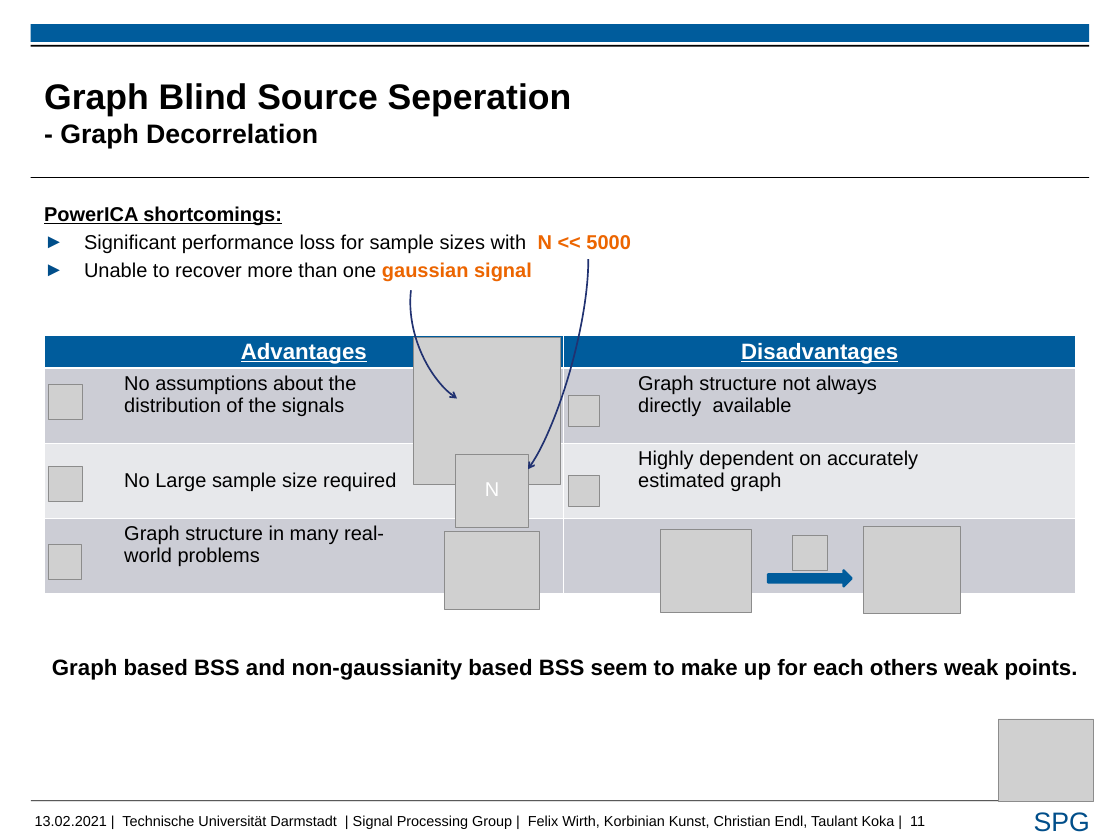
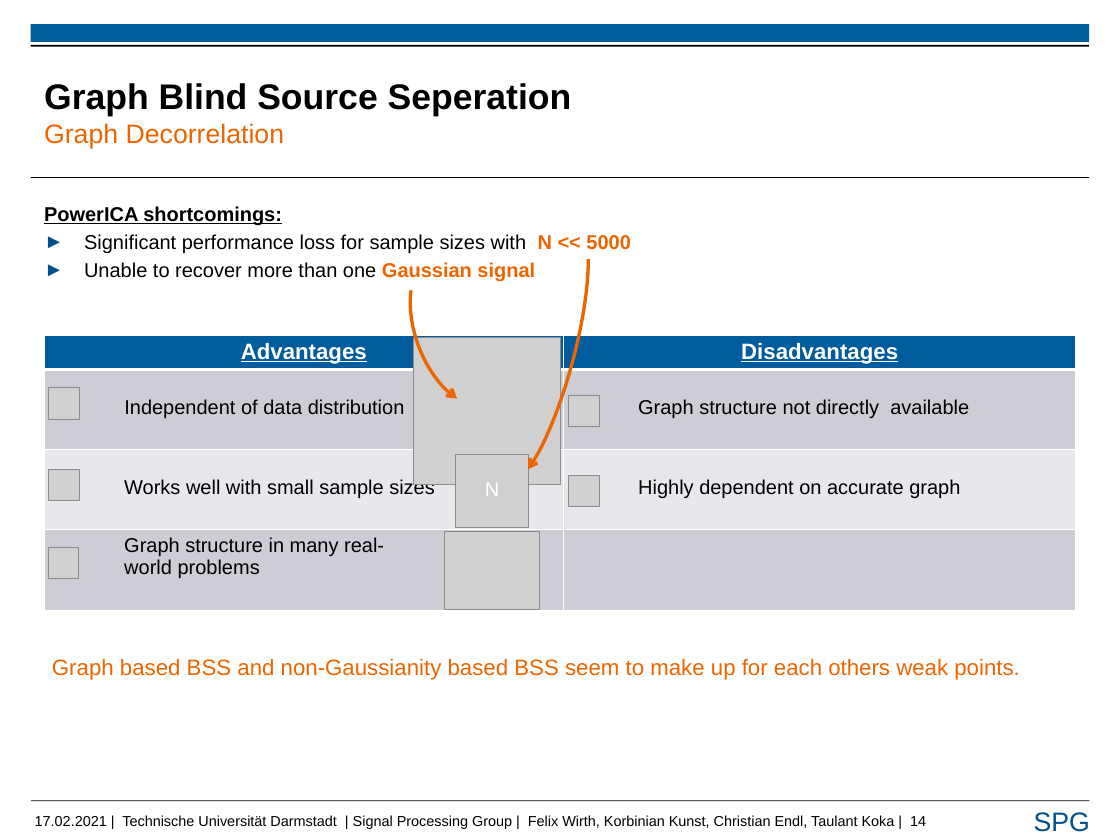
Before and after one commit to FelixUniDa/EEG-Project, a slide deck: slide 14 of Presentation/Taulant_pres_rsp.pptx (slide 11 before the commit). Drawn at 1120x840 pixels with LibreOffice and Linux fonts; fonts in the diff are those of the drawing; grey boxes stand for pictures; background and template pictures are left out. Boxes give left, top, right and bottom in pixels: in the first picture for what was removed or moved away, otherwise in the second. Text is boxed around its words. In the diff, an @@ line names an element or a change of style, - is before the commit and + after.

```diff
--- a/Presentation/Taulant_pres_rsp.pptx
+++ b/Presentation/Taulant_pres_rsp.pptx
@@ title at bbox=[44, 83, 572, 148]: text changed @@
-Graph Blind Source Seperation
-- Graph Decorrelation
+Graph Blind Source Seperation
+Graph Decorrelation
@@ arc (boxed as its full ellipse) at bbox=[391, 234, 538, 421]: outline #213371 1.5 pt to #EC6500 3 pt @@
@@ arc (boxed as its full ellipse) at bbox=[473, 212, 608, 494]: outline #213371 1.5 pt to #EC6500 3 pt @@
@@ text at bbox=[84, 262, 535, 281]: text changed @@
-► Unable to recover more than one gaussian signal
+► Unable to recover more than one Gaussian signal
@@ table at bbox=[44, 335, 1075, 610] @@
-row 2, column 1: No assumptions about the / distribution of the signals
+row 2, column 1: Independent of data distribution
-row 2, column 2: Graph structure not always / directly available
+row 2, column 2: Graph structure not directly available
-row 3, column 1: No Large sample size required
+row 3, column 1: Works well with small sample sizes
-row 3, column 2: Highly dependent on accurately / estimated graph
+row 3, column 2: Highly dependent on accurate graph
@@ picture removed at bbox=[661, 530, 752, 613] @@
@@ picture removed at bbox=[793, 536, 827, 570] @@
@@ picture removed at bbox=[863, 526, 961, 614] @@
@@ picture: place and size @@
-picture at bbox=[48, 544, 82, 579]
+picture at bbox=[48, 547, 78, 578]
@@ right arrow removed at bbox=[768, 570, 852, 586] @@
@@ text at bbox=[52, 659, 1020, 680]: text changed; text colour #000000 to #EC6500; bold off @@
-Graph based BSS and non-gaussianity based BSS seem to make up for each others weak points.
+Graph based BSS and non-Gaussianity based BSS seem to make up for each others weak points.
@@ picture removed at bbox=[998, 719, 1094, 802] @@
@@ text at bbox=[35, 815, 926, 829]: text changed @@
-13.02.2021 | Technische Universität Darmstadt | Signal Processing Group | Felix Wirth, Korbinian Kunst, Christian Endl, Taulant Koka | 11
+17.02.2021 | Technische Universität Darmstadt | Signal Processing Group | Felix Wirth, Korbinian Kunst, Christian Endl, Taulant Koka | 14
```
Also in this commit, not shown: 11 other slides changed, 4 slides added.
